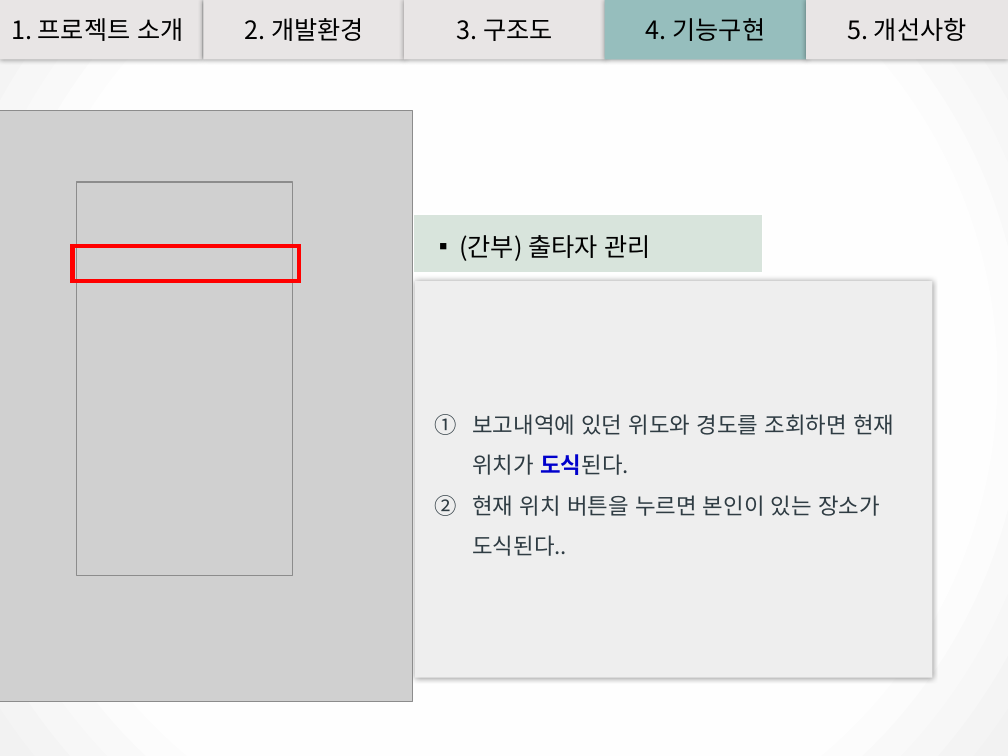
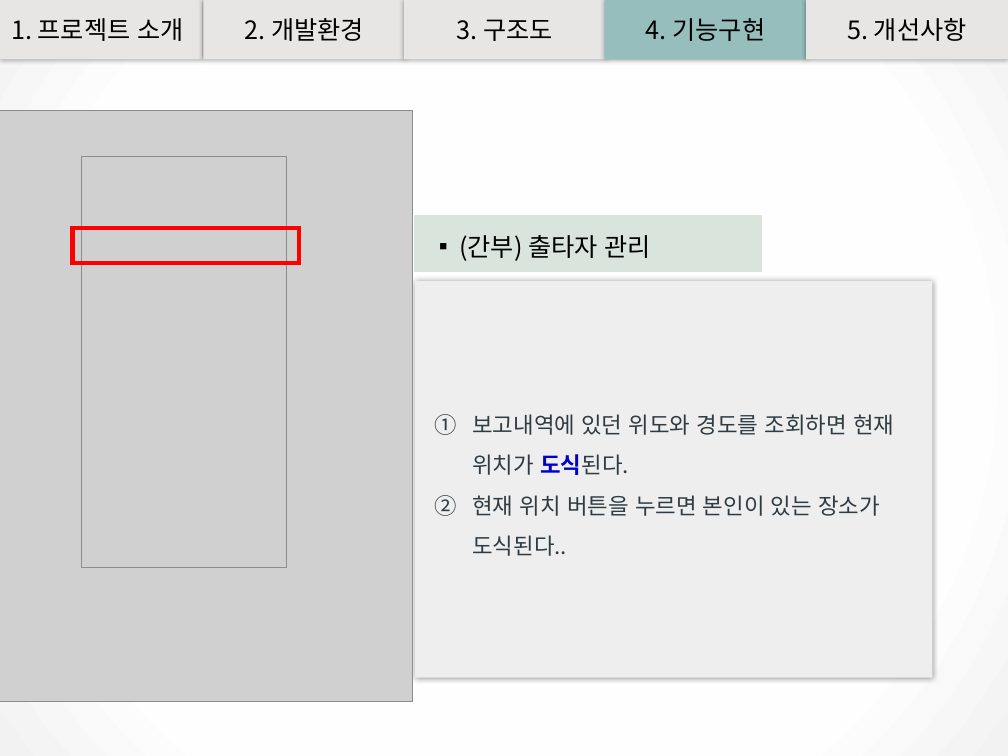
Before and after one commit to Sue-JaeHyun/APP_Call-Visit-System_Solo, a slide deck: slide 14 of APP_Call-Visit-System_Solo.pptx. Drawn at 1008x756 pixels with LibreOffice and Linux fonts; fonts in the diff are those of the drawing; grey boxes stand for pictures. Boxes give left, top, right and bottom in pixels: in the first picture for what was removed or moved away, otherwise in the second. Text is boxed around its words. In the diff, an @@ line names an element or a change of style, - is before the commit and + after.

```diff
--- a/APP_Call-Visit-System_Solo.pptx
+++ b/APP_Call-Visit-System_Solo.pptx
@@ picture: place and size @@
-picture at [77, 182, 292, 576]
+picture at [82, 157, 286, 569]
@@ rectangle: place and size @@
-rectangle at [73, 246, 299, 280]
+rectangle at [73, 228, 299, 262]
```
Also in this commit, not shown: 2 other slides changed.
